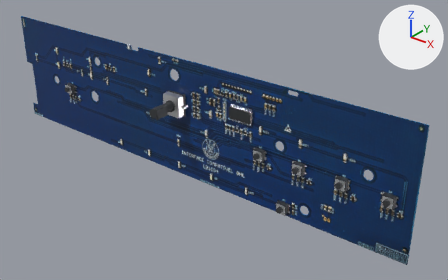
The glTF model public/models/placa_lb1004.glb as it was, and as the next commit left it.
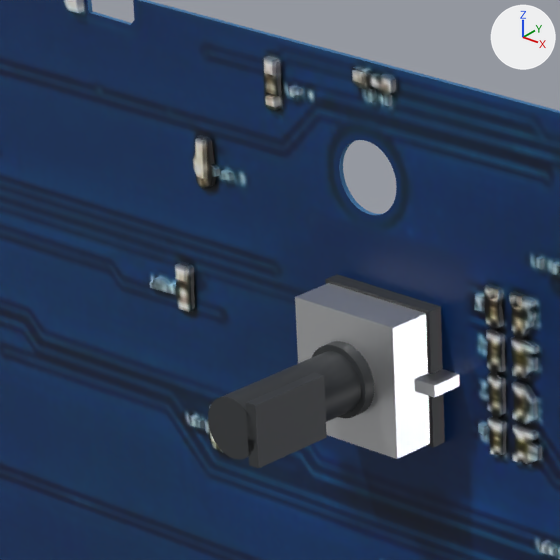
The first picture shows the older version from a 50 mm camera at (0.243, -0.259, 0.156) aimed at (0.029, 0.008, -0.009). The close-ups show the older and then the newer version on the part from 26% to 46% of the width and 17% to 48% of the height of that picture. Only the edits that show in the close-ups are written down. Arrows for +X, +Y and +Z are at upper right; the lights stay in place. Where no turn or scale is listed for an object, it has been applied to the vertices. Vertices at exactly the same position are counted once.
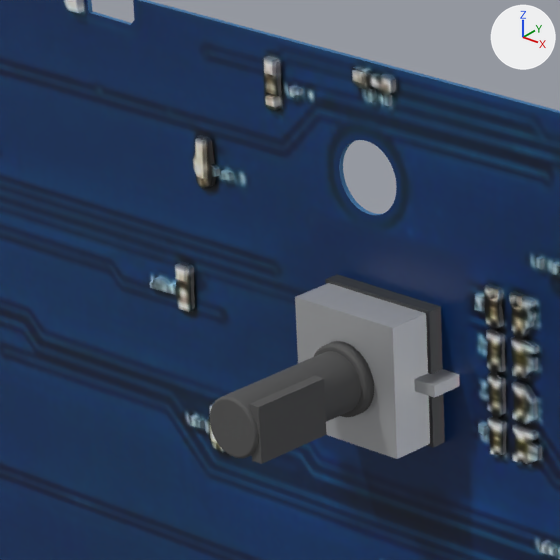
Changed parts and their boxes (x1, y1, x2, y2) in the close-ups (560 x 560 px):
'Mesh_64', recoloured, surface changed (white to light grey): (295, 283, 430, 459) in both
'Mesh_68', recoloured, reshaped, moved: before (208, 351, 361, 460); after (210, 351, 361, 458)
'Mesh_69', rescaled (7% shorter): before (246, 372, 327, 468); after (249, 375, 327, 464)
'Mesh_67', recoloured, reshaped, moved: before (312, 341, 374, 418); after (314, 341, 374, 417)
'Mesh_66', recoloured, surface changed: (414, 369, 460, 398) in both
part 2 of me_mesh_68, added: after (210, 351, 361, 458)
part 3 of me_mesh_68, deleted: before (208, 351, 361, 460)

Patch to the scene script:
```diff
--- a/public/models/placa_lb1004.glb.py
+++ b/public/models/placa_lb1004.glb.py
@@ mat_material_7 @@
 mat_material_7 = principled_material('Material_7')
-mat_material_7.base_color = (0.831, 0.843, 0.863)  # white #ebedef
-mat_material_7.metallic = 0.9
-mat_material_7.roughness = 0.38
+mat_material_7.base_color = (0.604, 0.616, 0.635)  # light grey #ccced1
+mat_material_7.metallic = 0.75
+mat_material_7.roughness = 0.55
@@ mat_material_8 @@
 mat_material_8 = principled_material('Material_8')
-mat_material_8.base_color = (0.945, 0.933, 0.902)  # white #f9f7f4
+mat_material_8.base_color = (0.0863, 0.0863, 0.0863)  # dark grey #535353
 mat_material_8.roughness = 0.55
@@ me_mesh_67 @@
 # used by ob_mesh_67; location = (-0.0005, -0.0071, 0.01)
-me_mesh_67.from_pydata(...)  # 100 vertices, 192 faces; spans x -0.0036..0.0036, y -0.0006..0.0006, z -0.0036..0.0036
-me_mesh_67.materials.append(mat_material_5)  # dark grey #383b3d
+me_mesh_67.from_pydata(...)  # 289 vertices, 560 faces; spans x -0.0036..0.0036, y -0.0012..0.0, z -0.0036..0.0036
+# me_mesh_67 part 1: 100 vertices removed from x -0.0036..0.0036, y -0.0006..0.0006, z -0.0036..0.0036; 289 vertices added at x -0.0036..0.0036, y -0.0012..0.0, z -0.0036..0.0036
+me_mesh_67.materials.append(mat_material_8)  # dark grey #535353
@@ me_mesh_68 @@
 # used by ob_mesh_68; location = (-0.0005, -0.0147, 0.01)
-me_mesh_68.from_pydata(...)  # 100 vertices, 192 faces; spans x -0.003..0.003, y -0.007..0.007, z -0.003..0.003
-me_mesh_68.materials.append(mat_material_5)  # dark grey #383b3d
+me_mesh_68.from_pydata(...)  # 289 vertices, 560 faces; spans x -0.003..0.003, y -0.014..0.0, z -0.003..0.003
+# me_mesh_68 part 2: 289 vertices added at x -0.003..0.003, y -0.014..0.0, z -0.003..0.003
+# me_mesh_68 part 3: 100 vertices removed from x -0.003..0.003, y -0.007..0.007, z -0.003..0.003
+me_mesh_68.materials.append(mat_material_8)  # dark grey #535353
@@ me_mesh_69 @@
 # used by ob_mesh_69; location = (0.0021, -0.0171, 0.01)
-me_mesh_69.from_pydata(...)  # 8 vertices, 12 faces; spans x -0.0006..0.0006, y -0.0045..0.0045, z -0.0031..0.0031
-me_mesh_69.materials.append(mat_material_5)  # dark grey #383b3d
+me_mesh_69.from_pydata(...)  # 8 vertices, 12 faces; spans x -0.0006..0.0006, y -0.0043..0.0043, z -0.0028..0.0028
+# me_mesh_69 part 4: the whole mesh is scaled about its middle by (1, 0.956, 0.903)
+me_mesh_69.materials.append(mat_material_8)  # dark grey #535353
@@ ob_mesh_67 @@
 ob_mesh_67 = bpy.data.objects.new('Mesh_67', me_mesh_67)
-ob_mesh_67.location = (-0.0005, -0.0071, 0.01)
+ob_mesh_67.location = (-0.0005, -0.0065, 0.01)
@@ ob_mesh_68 @@
 ob_mesh_68 = bpy.data.objects.new('Mesh_68', me_mesh_68)
-ob_mesh_68.location = (-0.0005, -0.0147, 0.01)
+ob_mesh_68.location = (-0.0005, -0.0077, 0.01)
@@ ob_mesh_69 @@
 ob_mesh_69 = bpy.data.objects.new('Mesh_69', me_mesh_69)
-ob_mesh_69.location = (0.0021, -0.0171, 0.01)
+ob_mesh_69.location = (0.0021, -0.017, 0.01)
```
